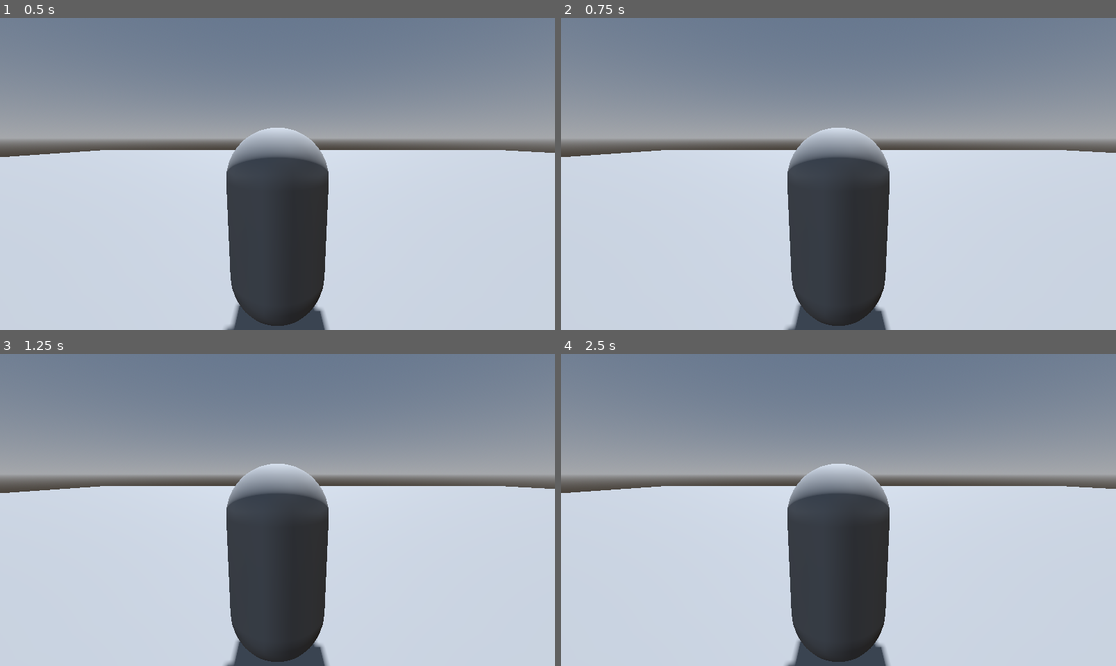
Above: before the commit, frames 1-4 (two rows, left to right).
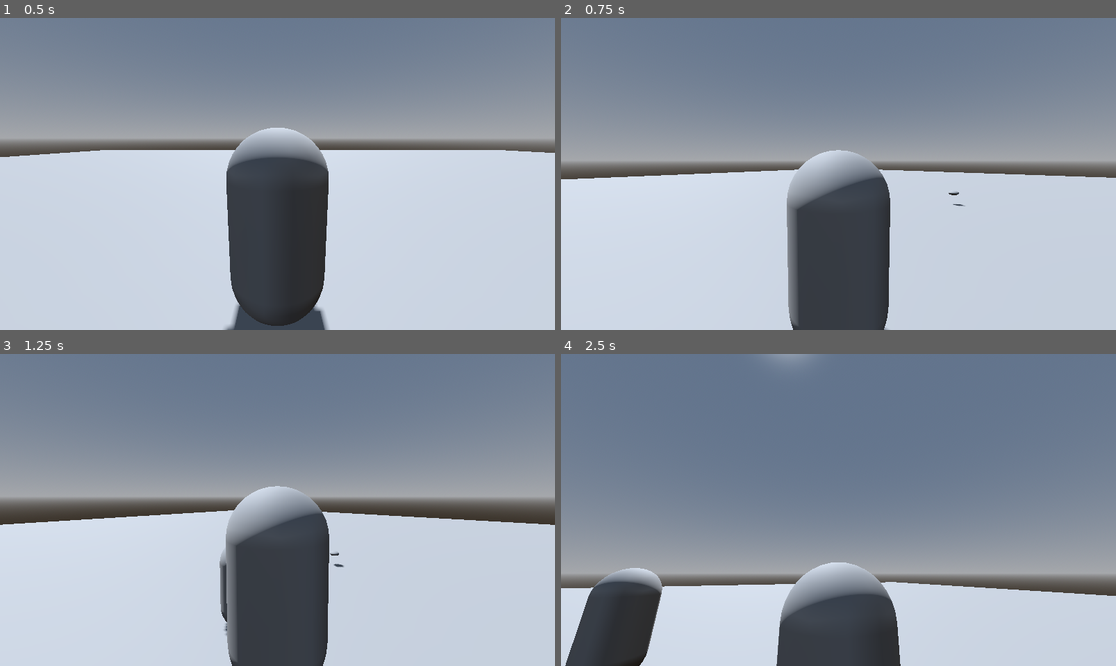
Above: after the commit, the same moments.

Repository: userext122021/godot_rpg_project
Game: Godot game, scene res://main.tscn
Same seed, same stepped clock (60 frames per second), same inputs: the game is played once before the commit and once after it.
Inputs (mouse positions are in pixels of both pictures, inside the frame that each line leads up to):
- Up to frame 1 (0.5 s): no input
- Up to frame 2 (0.75 s): tap Enter at 0.5 s; move the mouse to (960, 158) at 0.52 s; press the mouse at (960, 158) at 0.53 s; hold D (move_right) from 0.53 s (still down)
- Up to frame 3 (1.25 s): keep holding D (move_right); tap Space (jump) at 0.77 s
- Up to frame 4 (2.5 s): move the mouse to (727, 525) at 1.27 s; release D (move_right) at 1.28 s; release the mouse at (727, 525) at 1.28 s; hold S (move_back) 1.28-2.03 s; tap E (interact) at 1.35 s; tap Space (jump) at 1.52 s; move the mouse to (894, 441) at 2.02 s; press the mouse at (894, 441) at 2.03 s; hold D (move_right) from 2.03 s (still down)

Frame 1 is identical in both runs. In frame 2, 13% of the frame differs, in the area x 0-100%, y 35-100%; in frame 3, 15%; in frame 4, 59%, in the area x 0-100%, y 0-100%.
Error before the commit: Parse Error: Could not resolve class "BaseEntity". (res://core/entities/player/player.gd:1)

Commit message:
Update weapon_data.gd

Diff:
--- a/core/weapon/weapon_data.gd
+++ b/core/weapon/weapon_data.gd
@@ -3,12 +3,12 @@
 
 enum WeaponType { MELEE, RANGED }
 @export var weapon_type: WeaponType = WeaponType.MELEE
-
 @export var weapon_name:String="unknown"
 @export var weapon_category:String="unknown"
-@export var weapon_type:WeaponType=WeaponType.MELEE
 @export var damage:float=3.0
 @export var cooldown_time:float=1.0
 @export var attack_time:float=1.0
 @export var range:float=2.0
 @export var knockback_force:float=0.0
+@export var damage_type:String="default"
+@export var adv_damage_type:String="none"
